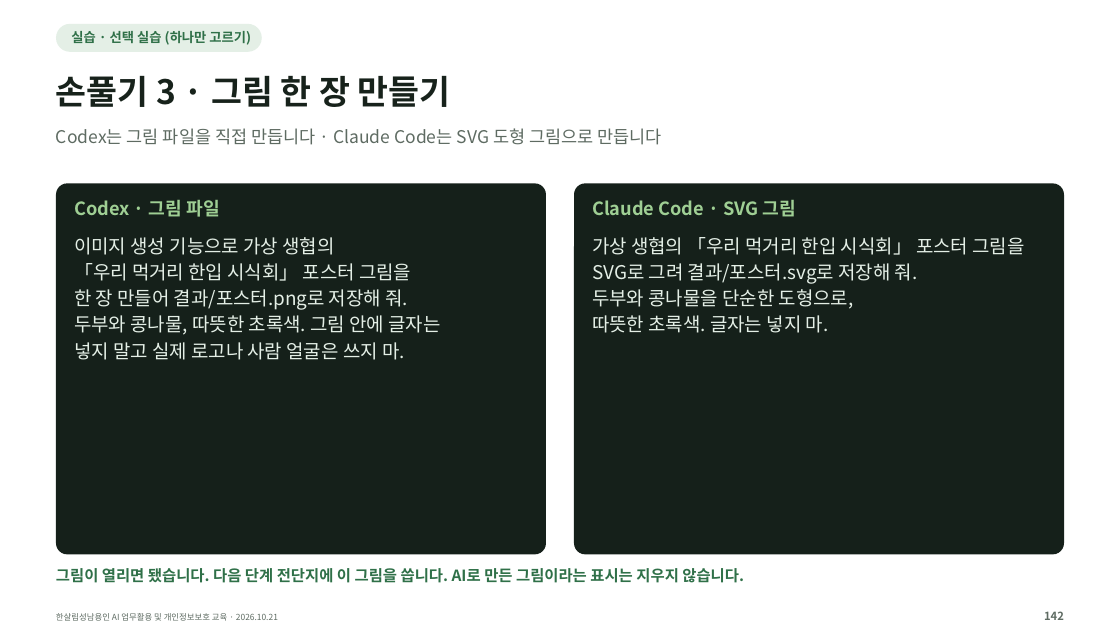
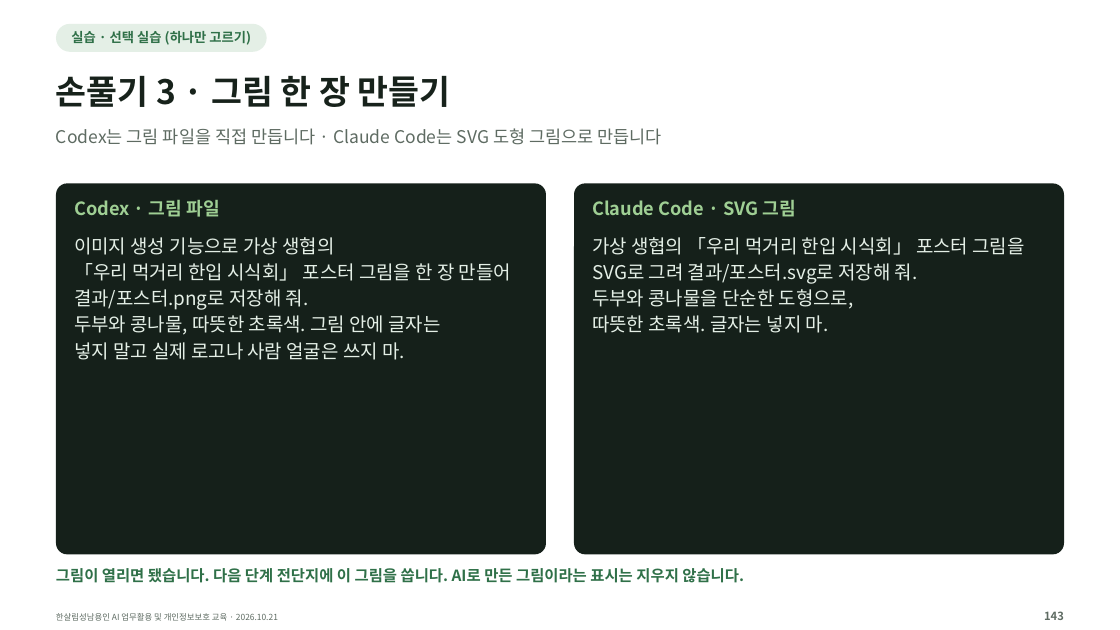
Before and after one commit to kscold/kscold-blog-version-2, a slide deck: slide 143 of apps/web/public/hansalim/files/한살림_AI교육_강의자료.pptx (slide 142 before the commit). Drawn at 1120x630 pixels with LibreOffice and Linux fonts; fonts in the diff are those of the drawing. Boxes give left, top, right and bottom in pixels: in the first picture for what was removed or moved away, otherwise in the second. Text is boxed around its words. In the diff, an @@ line names an element or a change of style, - is before the commit and + after.

Commit message:
feat(frontend): 한살림 강의 자료를 최신 묶음(165장)으로 교체
교재 저장소 57e9bb1의 downloads(release 392ba383ba76d557)를 반영: 실습 ZIP·강의자료 PDF·PPTX.

```diff
--- a/apps/web/public/hansalim/files/한살림_AI교육_강의자료.pptx
+++ b/apps/web/public/hansalim/files/한살림_AI교육_강의자료.pptx
@@ rounded rectangle: place and size @@
-rounded rectangle at bbox=[56, 24, 262, 51]
+rounded rectangle at bbox=[56, 24, 267, 51]
@@ text at bbox=[74, 263, 511, 310]: spaces changed @@
-「우리 먹거리 한입 시식회」 포스터 그림을
-한 장 만들어 결과/포스터.png로 저장해 줘.
+「우리 먹거리 한입 시식회」 포스터 그림을 한 장 만들어
+결과/포스터.png로 저장해 줘.
```
Also in this commit, not shown: 151 other slides changed, 2 slides added, 1 slide removed, 3 other files.
